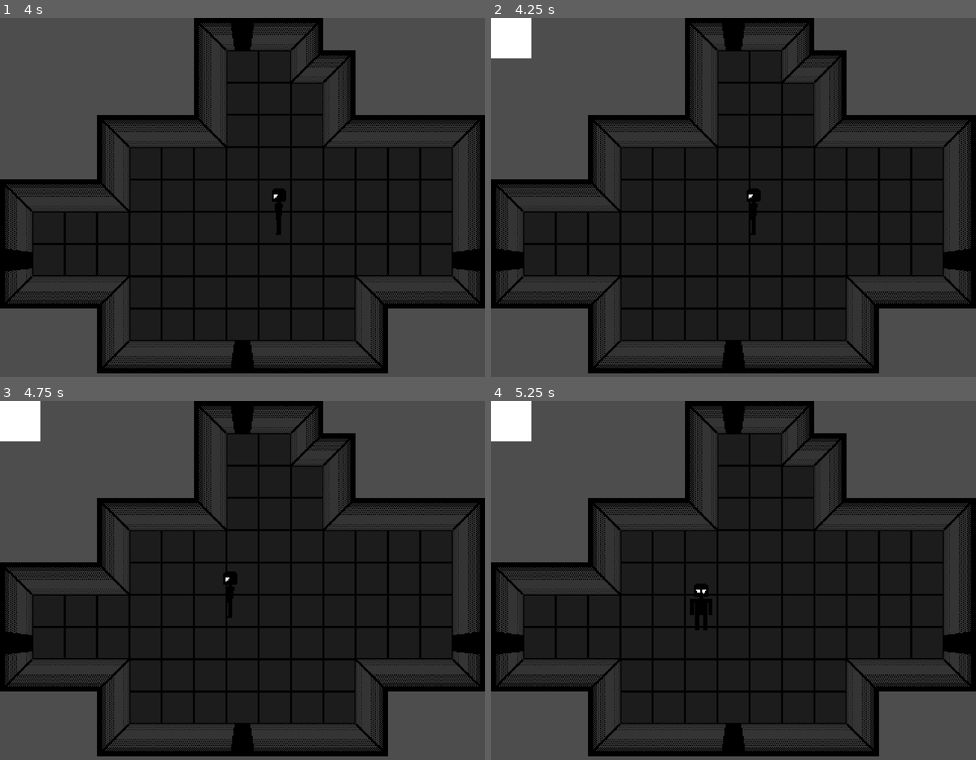
Above: before the commit, frames 1-4 (two rows, left to right).
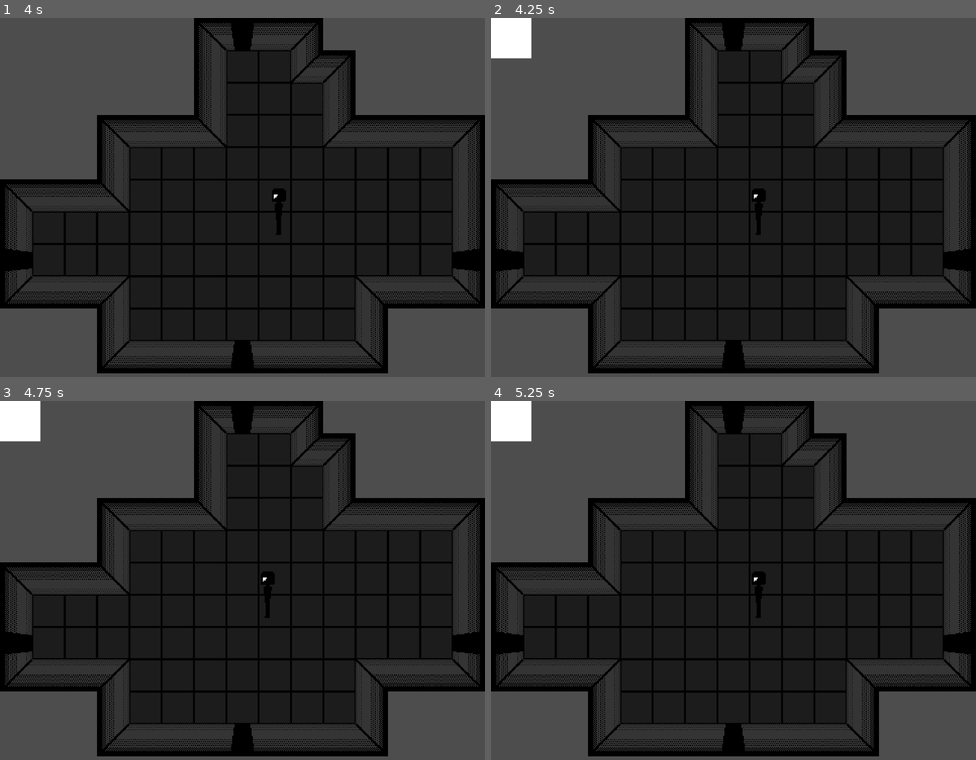
Above: after the commit, the same moments.

Repository: imLymei/LoveCraftHorror
Game: Godot game, scene res://Scenes/Main/Main.tscn
Two runs of this game, one before a commit and one after it. Both use one fixed random seed, a clock stepped at 60 frames per second and the inputs below. The engine's default icon, where the game draws it, is replaced by a stand-in: a white triangle on a blue panel in a dark square.
Inputs:
- Up to frame 1 (4 s): tap Enter at 0.5 s; hold D (move_right) 0.53-1.28 s; hold F (interact) 0.53-1.28 s; hold S (move_down) 1.28-2.03 s; tap F (interact) at 1.35, 2.85 s; hold D (move_right) 2.03-2.78 s; hold F (interact) 2.03-2.78 s; hold W (move_up) 2.78-3.53 s; hold A (move_left) from 3.53 s (still down); hold F (interact) from 3.53 s (still down)
- Up to frame 2 (4.25 s): keep holding A (move_left); keep holding F (interact); tap E (open_inventory) at 4.15 s
- Up to frame 3 (4.75 s): keep holding A (move_left); release F (interact) at 4.28 s; tap F (interact) at 4.35 s
- Up to frame 4 (5.25 s): release A (move_left) at 5.03 s; hold S (move_down) from 5.03 s (still down); hold F (interact) from 5.03 s (still down)

Frame 1 is identical in both runs. In frame 2, 0.2% of the frame differs, in the area x 52-57%, y 47-61%; in frame 3, 0.4%; in frame 4, 0.5%, in the area x 41-57%, y 47-64%.

Commit message:
feat: add GameManager.player_can_walk

Diff:
--- a/Globals/GameManager.gd
+++ b/Globals/GameManager.gd
@@ -16,6 +16,9 @@
 
 		return UI_Overlay
 
+var player_can_walk := true
+
+
 func load_world_scene(scene_path: String) -> void:
 	for child in world.get_children():
 		child.queue_free()
--- a/Scenes/Main/UiOverlay.gd
+++ b/Scenes/Main/UiOverlay.gd
@@ -13,13 +13,13 @@
 
 func open_inventory() -> void:
 	print("open")
-	if current_menu == inventory_UI:
-		current_menu.visible = false
-		current_menu = null
-		return
-
 	if current_menu:
 		current_menu.visible = false
+		if current_menu == inventory_UI:
+			current_menu = null
+			GameManager.player_can_walk = true
+			return
 
 	current_menu = inventory_UI
 	current_menu.visible = true
+	GameManager.player_can_walk = false
--- a/Scenes/Player/Player.gd
+++ b/Scenes/Player/Player.gd
@@ -17,7 +17,11 @@
 
 
 func _physics_process(_delta: float) -> void:
-	input_direction = Input.get_vector("move_left", "move_right", "move_up", "move_down")
+	if GameManager.player_can_walk:
+		input_direction = Input.get_vector("move_left", "move_right", "move_up", "move_down")
+	else:
+		input_direction = Vector2.ZERO
+
 	velocity = input_direction * MOVE_SPEED
 
 	move_and_slide()
